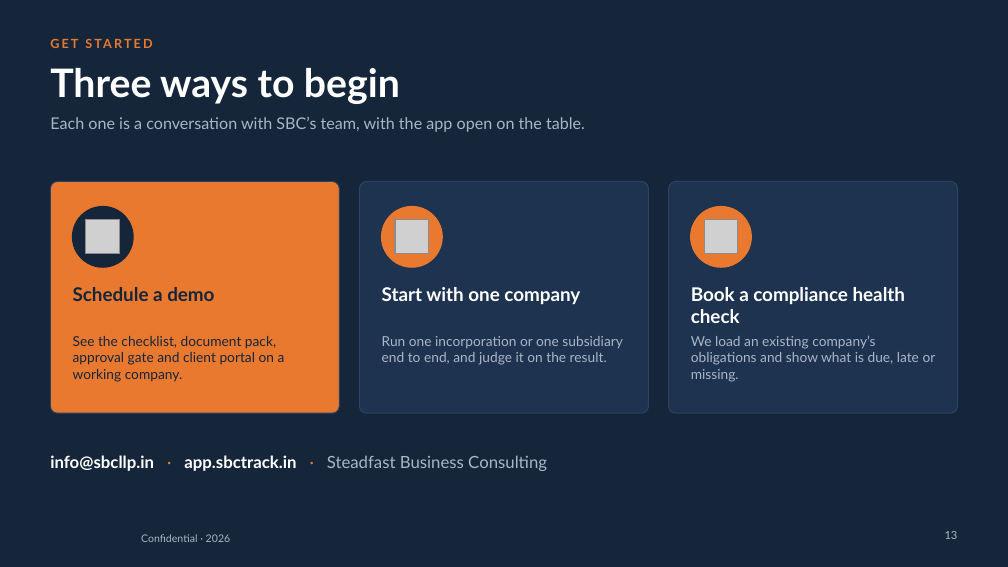
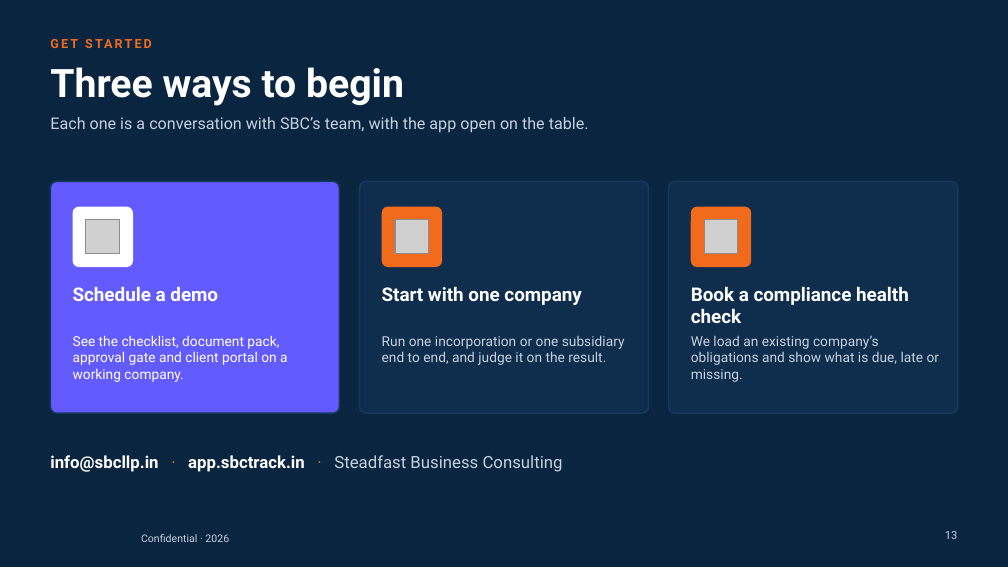
Before and after one commit to abdulfarhath7/vcfo_suite, a slide deck: slide 13 of docs/collateral/vcfo-suite/VCFO_Suite_Corporate_Deck.pptx. Drawn at 1008x567 pixels with LibreOffice and Linux fonts; fonts in the diff are those of the drawing; grey boxes stand for pictures; background and template pictures are left out. Boxes give left, top, right and bottom in pixels: in the first picture for what was removed or moved away, otherwise in the second. Text is boxed around its words. In the diff, an @@ line names an element or a change of style, - is before the commit and + after.

```diff
--- a/docs/collateral/vcfo-suite/VCFO_Suite_Corporate_Deck.pptx
+++ b/docs/collateral/vcfo-suite/VCFO_Suite_Corporate_Deck.pptx
@@ background #15263B to #0A2540 @@
@@ text "GET STARTED" at box(50, 36, 958, 56): font Lato to Roboto, text colour #E9792F to #F26B1D @@
@@ rounded rectangle at box(50, 181, 340, 413): fill #E9792F to #635BFF; outline #2A4263 0.75 pt to #17375C 1.13 pt; proportions changed @@
@@ rounded rectangle at box(73, 207, 133, 267): ellipse to rounded rectangle; fill #15263B to #FFFFFF; outline #15263B 1 pt to none @@
@@ rounded rectangle at box(360, 181, 649, 413): fill #1E3350 to #0F2D4D; outline #2A4263 0.75 pt to #17375C 1.13 pt; proportions changed @@
@@ rounded rectangle at box(382, 207, 443, 267): ellipse to rounded rectangle; fill #E9792F to #F26B1D; outline #E9792F 1 pt to none @@
@@ rounded rectangle at box(668, 181, 958, 413): fill #1E3350 to #0F2D4D; outline #2A4263 0.75 pt to #17375C 1.13 pt; proportions changed @@
@@ rounded rectangle at box(690, 207, 751, 267): ellipse to rounded rectangle; fill #E9792F to #F26B1D; outline #E9792F 1 pt to none @@
@@ text "Schedule a demo" at box(73, 287, 218, 301): font Lato to Roboto, text colour #15263B to #FFFFFF @@
@@ font Lato to Roboto in 3 elements at box(50, 67, 404, 106), box(382, 286, 581, 305), box(691, 286, 909, 323) @@
@@ text "See the checklist, document pack, ..." at box(73, 335, 287, 382): font Lato to Roboto, text colour #15263B to #FFFFFF @@
@@ text "info@sbcllp.in · app.sbctrack.in · Steadfast ..." at box(50, 455, 563, 472): font Lato to Roboto; text colour #E9792F to #F26B1D in "· ·"; text colour #A9B6C6 to #C6D1E0 in "Steadfast Business Consulting" @@
@@ font Lato to Roboto, text colour #A9B6C6 to #C6D1E0 in 5 elements at box(50, 117, 589, 133), box(382, 335, 625, 365), box(691, 335, 939, 382), box(945, 531, 958, 539), box(141, 534, 229, 542) @@
```
Also in this commit, not shown: 13 other slides changed, 13 other files.
